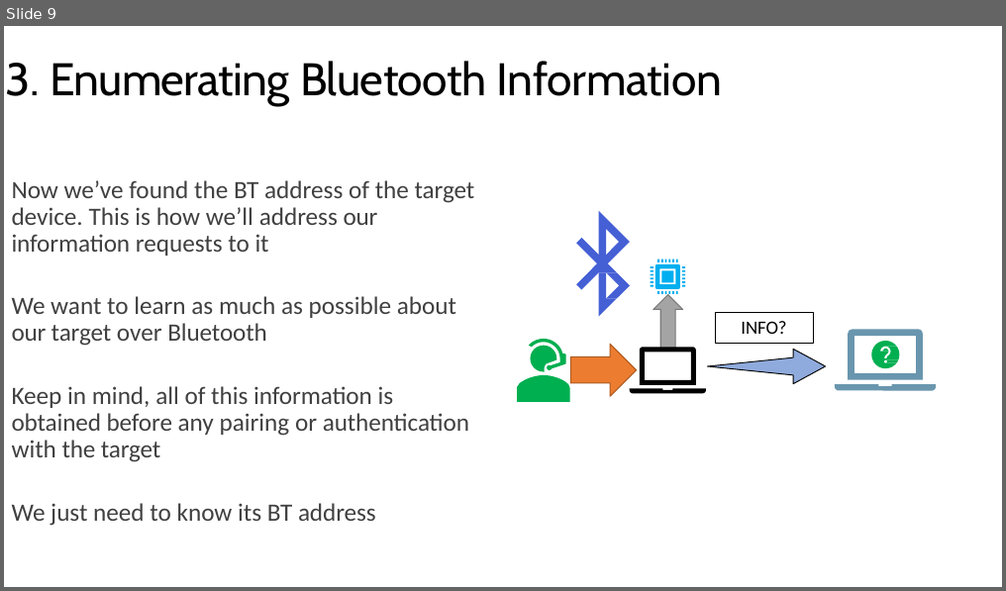
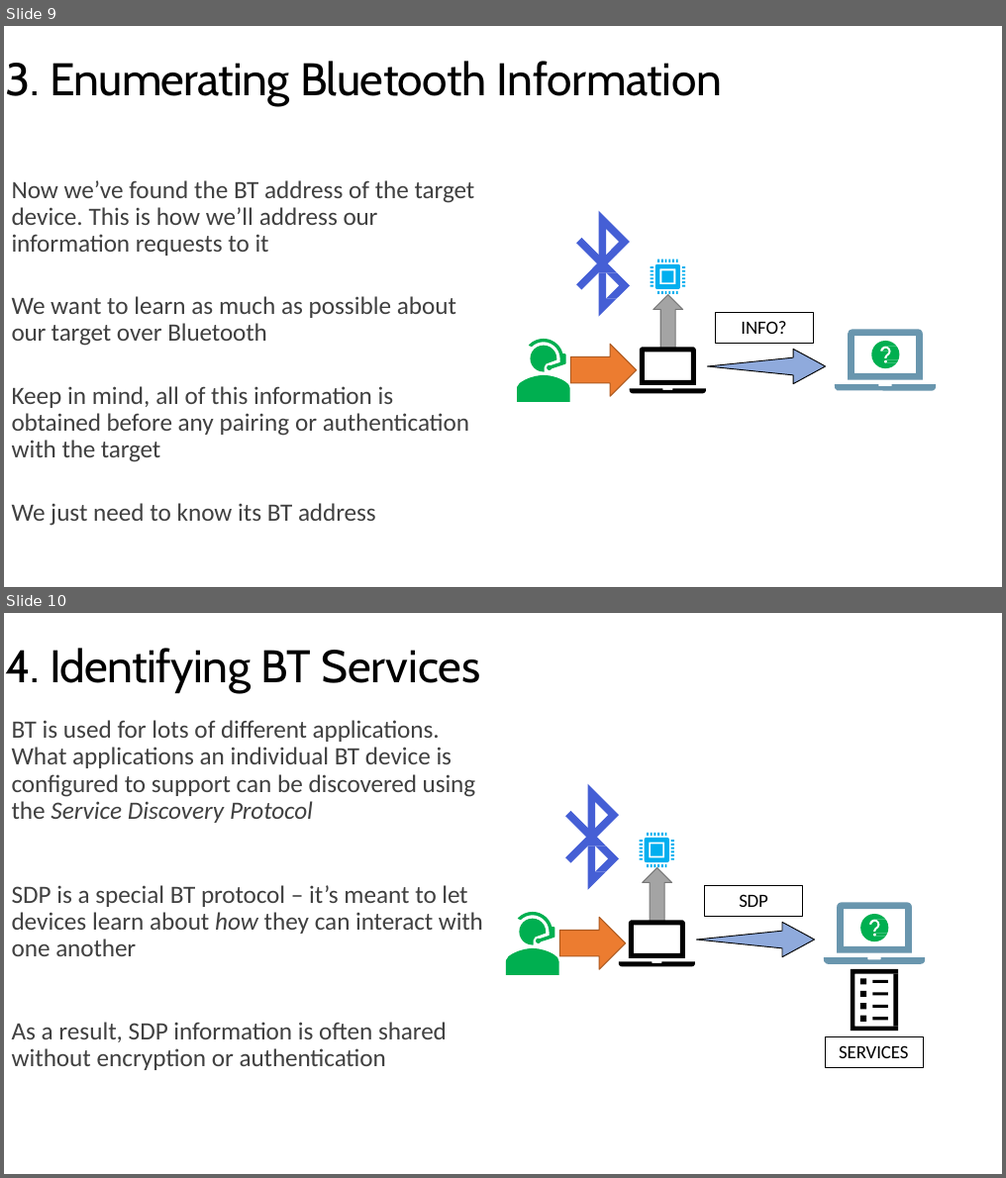
Before and after one commit to nprobert/AutoISAC-ACT-AdvWireless, a slide deck: 2 ACT AW - Bluetooth.pptx. Shown one above the other, each under a label of ours: slide 9 before the commit, slides 9 and 10 after it. The pictures are 1006x591 and 1006x1178 pixels, drawn with LibreOffice and Linux fonts; fonts in the diff are those of the drawing. Boxes give left, top, right and bottom in pixels: in the first picture for what was removed or moved away, otherwise in the second. Text is boxed around its words. In the diff, an @@ line names an element or a change of style, - is before the commit and + after.

```diff
--- a/2 ACT AW - Bluetooth.pptx
+++ b/2 ACT AW - Bluetooth.pptx
@@ slide 10 added at (4, 613, 1002, 1174), background #FFFFFF @@
@@ title added at (5, 648, 481, 692), 44 pt, text #000000 @@
+4. Identifying BT Services
@@ text added at (12, 720, 476, 823), 24 pt, text #404040 @@
+BT is used for lots of different applications. What applications an individual BT device is configured to support can be discovered using the Service Discovery Protocol
@@ freeform shape added at (565, 784, 619, 890), fill #455FD5 @@
@@ text added at (12, 885, 483, 957), 24 pt, text #404040 @@
+SDP is a special BT protocol – it’s meant to let devices learn about how they can interact with one another
@@ rectangle added at (705, 886, 802, 916), outline #000000 0.75 pt, 18 pt, text #000000 @@
+SDP
@@ freeform shape added at (838, 903, 912, 954), fill #6996AE @@
@@ group added at (506, 833, 815, 975): 9 freeform shapes @@
@@ freeform shape added at (860, 914, 888, 942), fill #00AF50 @@
@@ freeform shape added at (824, 959, 926, 964), fill #6996AE @@
@@ freeform shape added at (850, 969, 899, 1031), fill #000000 @@
@@ text added at (12, 1022, 447, 1070), 24 pt, text #404040 @@
+As a result, SDP information is often shared without encryption or authentication
@@ rectangle added at (826, 1038, 923, 1067), outline #000000 0.75 pt, 18 pt, text #000000 @@
+SERVICES
```
Also in this commit, not shown: 5 slides changed, 12 other slides added, 8 other files.
